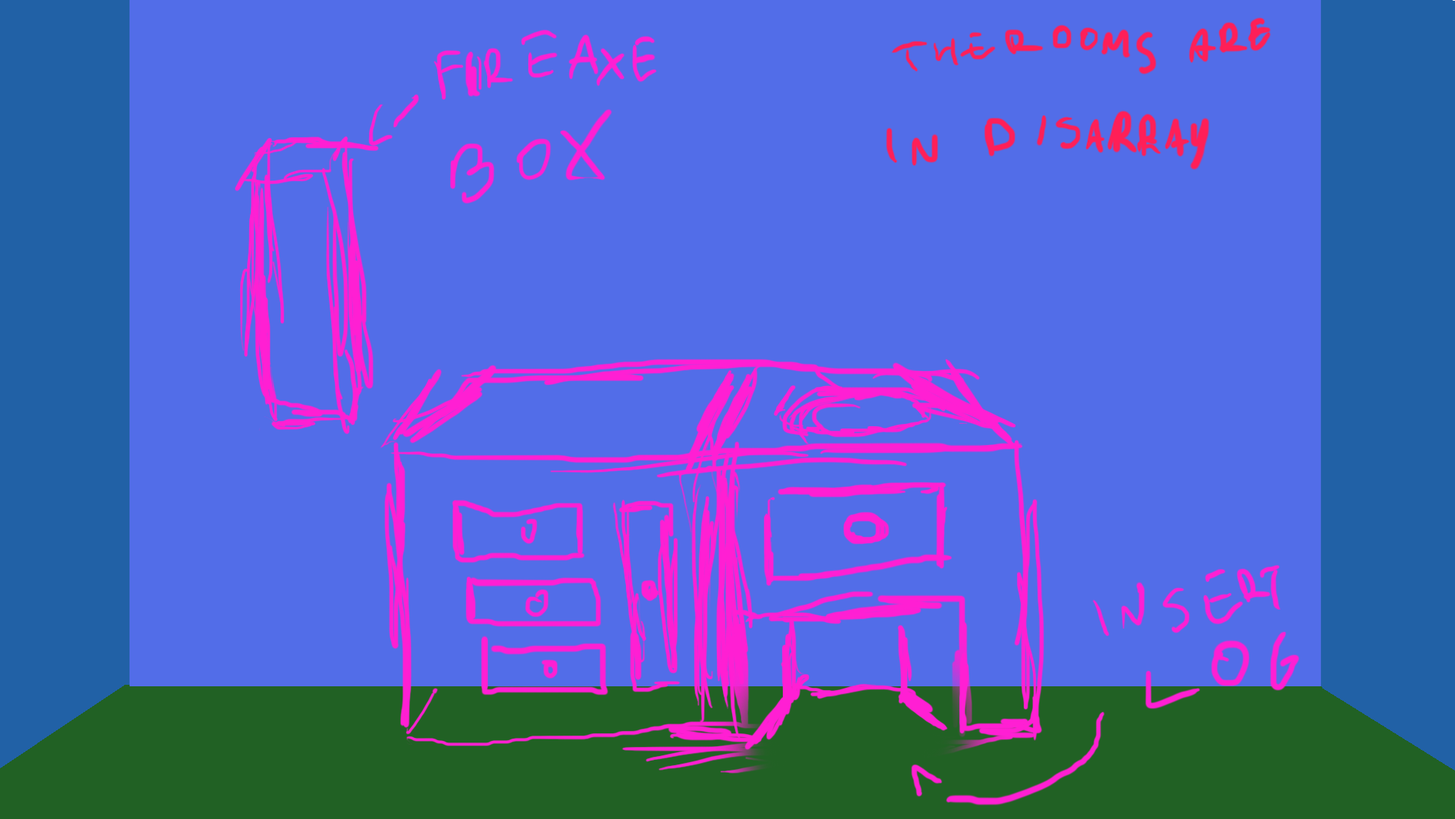
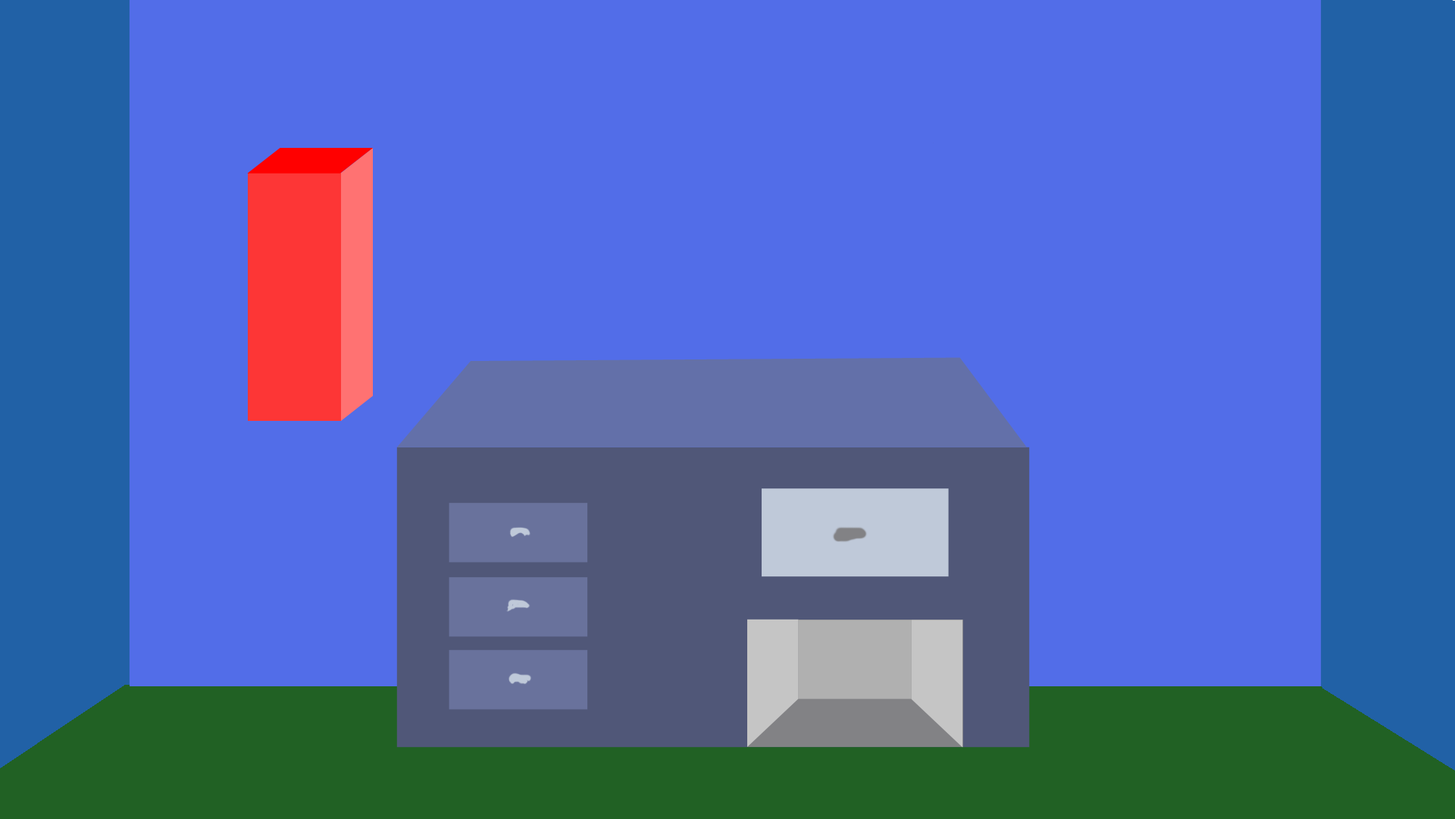
Layered file, before and after one edit (1455x819). Changes by layer:
added layer "Shape 5 copy" above "Shape 5" over bbox(911, 619, 964, 748)
added layer "Shape 5" above "Shape 4" over bbox(747, 618, 799, 747)
added layer "Shape 4" above "sketch" over bbox(798, 619, 912, 699)
hid "sketch", opacity 100% → 97%, moved it above "Shape 3" over bbox(379, 357, 1046, 774)
added layer "Shape 3" above "Shape 2" over bbox(747, 619, 964, 747)
added layer "Shape 2" above "Shape 2 copy 2" over bbox(761, 488, 949, 577)
added layer "Shape 2 copy 2" above "Shape 1" over bbox(448, 502, 589, 710)
added layer "Shape 1" above "drawer" over bbox(396, 357, 1028, 448)
added layer "drawer" above "Fireaxe Box" over bbox(396, 446, 1031, 748)
added layer "Fireaxe Box" above "text" over bbox(247, 147, 373, 421)
hid "text", opacity 100% → 12% over bbox(234, 16, 1300, 806)
